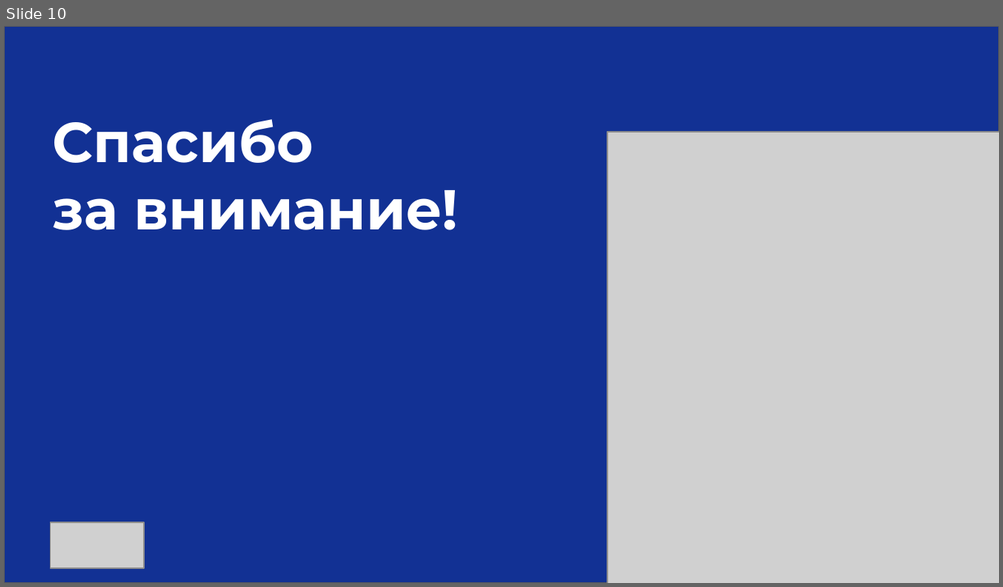
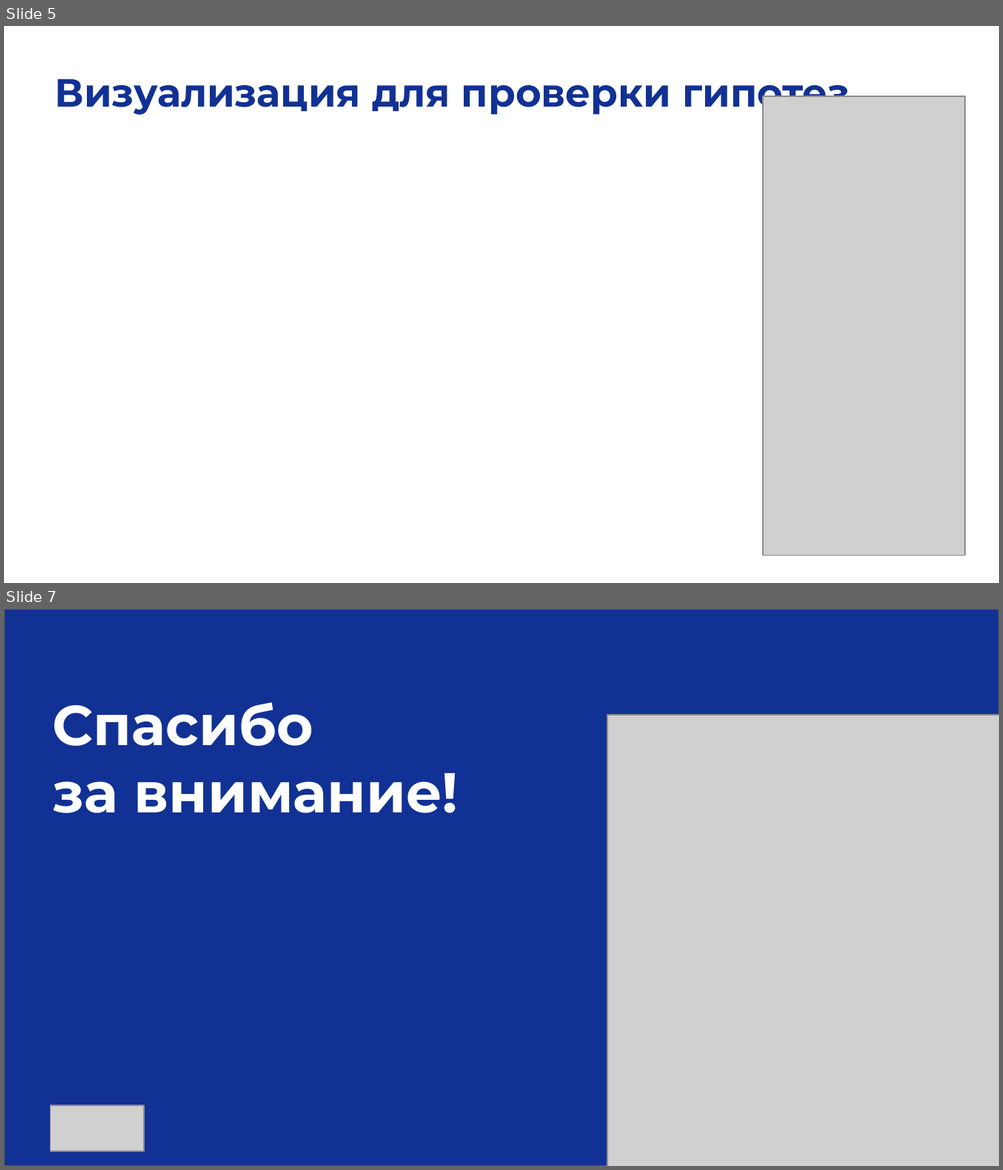
Before and after one commit to katePPkate/Project_Practicum_2025, a slide deck: Checkpoint3_team 20_Ваганов_Валова_Волык.pptx. Shown one above the other, each under a label of ours: slide 10 before the commit, slides 5 and 7 after it; the slides between them are not shown. The pictures are 1003x587 and 1003x1170 pixels, drawn with LibreOffice and Linux fonts; fonts in the diff are those of the drawing; grey boxes stand for pictures. Boxes give left, top, right and bottom in pixels: in the first picture for what was removed or moved away, otherwise in the second. Text is boxed around its words. In the diff, an @@ line names an element or a change of style, - is before the commit and + after.

```diff
--- a/Checkpoint3_team 20_Ваганов_Валова_Волык.pptx
+++ b/Checkpoint3_team 20_Ваганов_Валова_Волык.pptx
@@ slide 5 added at [4, 26, 999, 583], background #FFFFFF @@
@@ text added at [55, 79, 849, 116], 28 pt, text #123194, bold @@
+Визуализация для проверки гипотез
@@ picture added at [763, 97, 965, 556] @@
@@ what was slide 10 is now slide 7 @@
```
Also in this commit, not shown: 1 slide changed, 4 other slides added, 8 slides removed, 3 other files.
